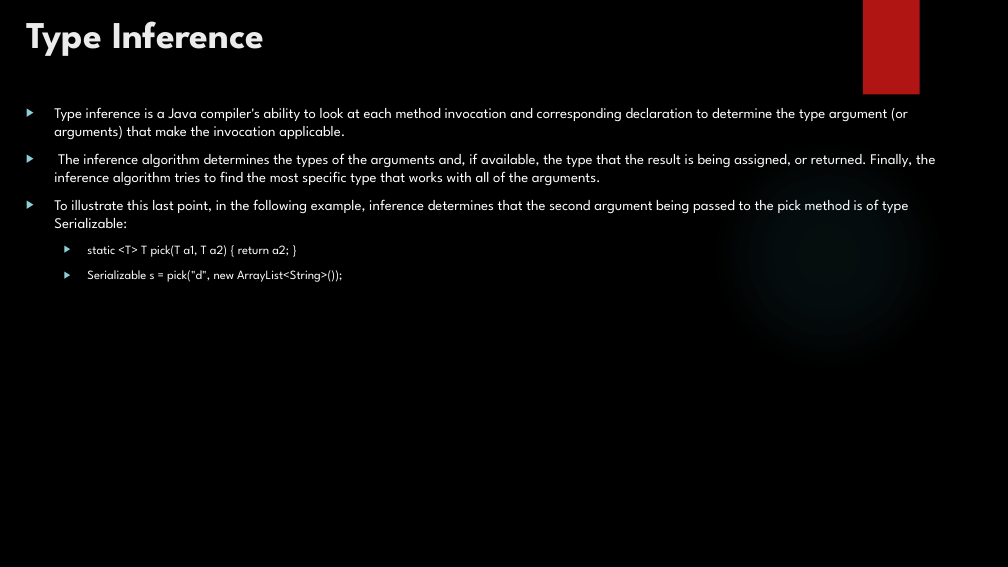
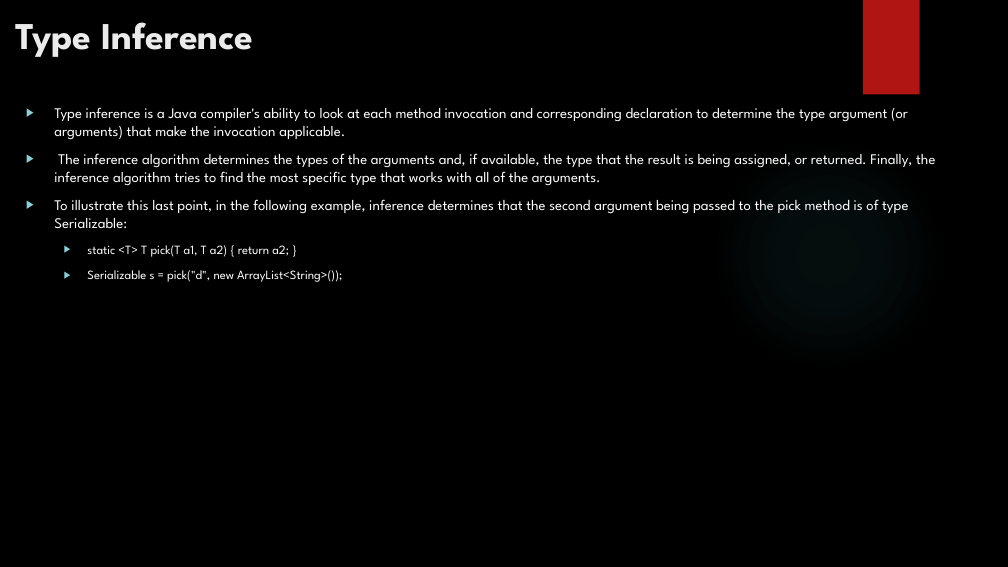
Before and after one commit to rudhrainfogain/JavaGenerics, a slide deck: slide 29 of src/main/resources/JavaGenerics.pptx. Drawn at 1008x567 pixels with LibreOffice and Linux fonts; fonts in the diff are those of the drawing; background and template pictures are left out. Boxes give left, top, right and bottom in pixels: in the first picture for what was removed or moved away, otherwise in the second. Text is boxed around its words. In the diff, an @@ line names an element or a change of style, - is before the commit and + after.

Commit message:
Type inference examples

```diff
--- a/src/main/resources/JavaGenerics.pptx
+++ b/src/main/resources/JavaGenerics.pptx
@@ title "Type Inference": place and size @@
-title "Type Inference" at box(26, 21, 264, 56)
+title "Type Inference" at box(16, 22, 254, 57)
```
Also in this commit, not shown: 13 other files.
